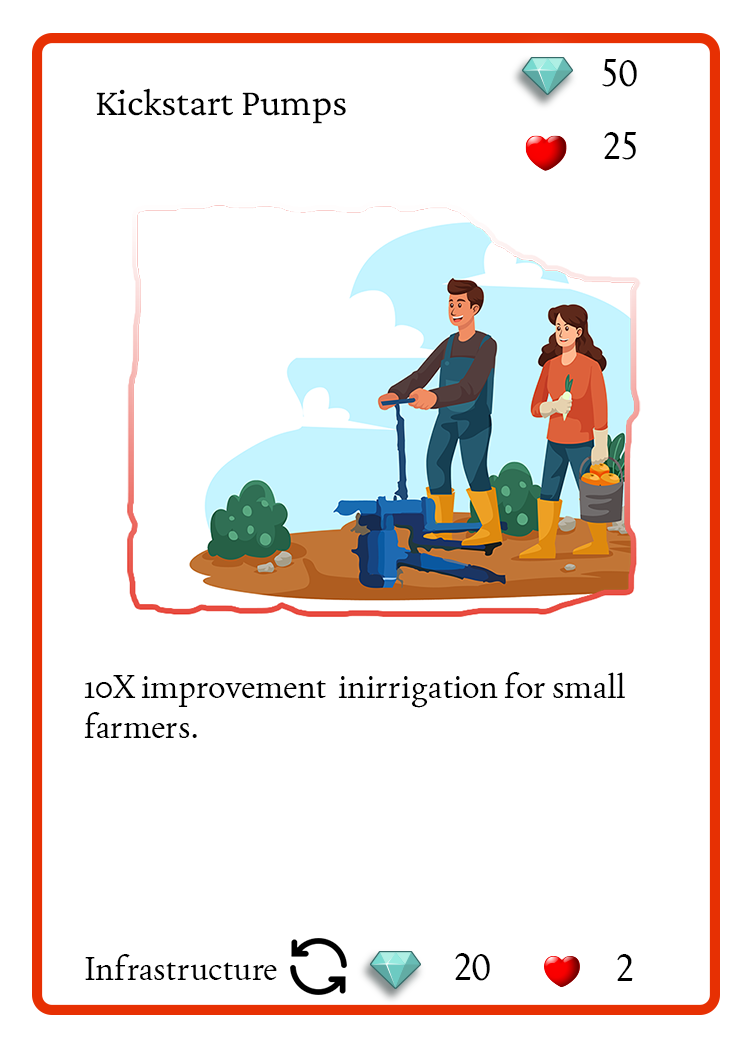
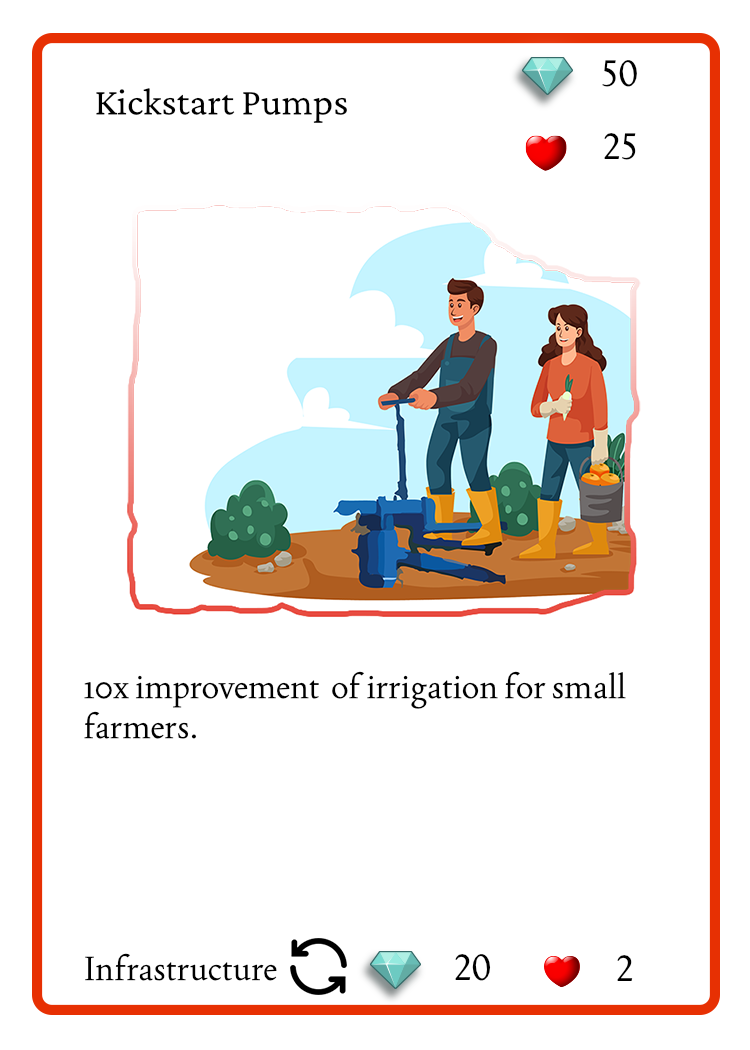
The second 750 x 1050 image is a revision of the first. Changes to its layers:
painted on "Professional Kidnapping" over 96, 88, 347, 124
painted on "10X improvement inirrigation for small farmers." over 84, 671, 626, 739
painted on "Extortion" over 85, 953, 277, 981
painted on "0" over 617, 954, 633, 981
painted on "75" over 455, 953, 491, 981
painted on "20" over 604, 132, 636, 160
painted on "50" over 602, 59, 637, 87
